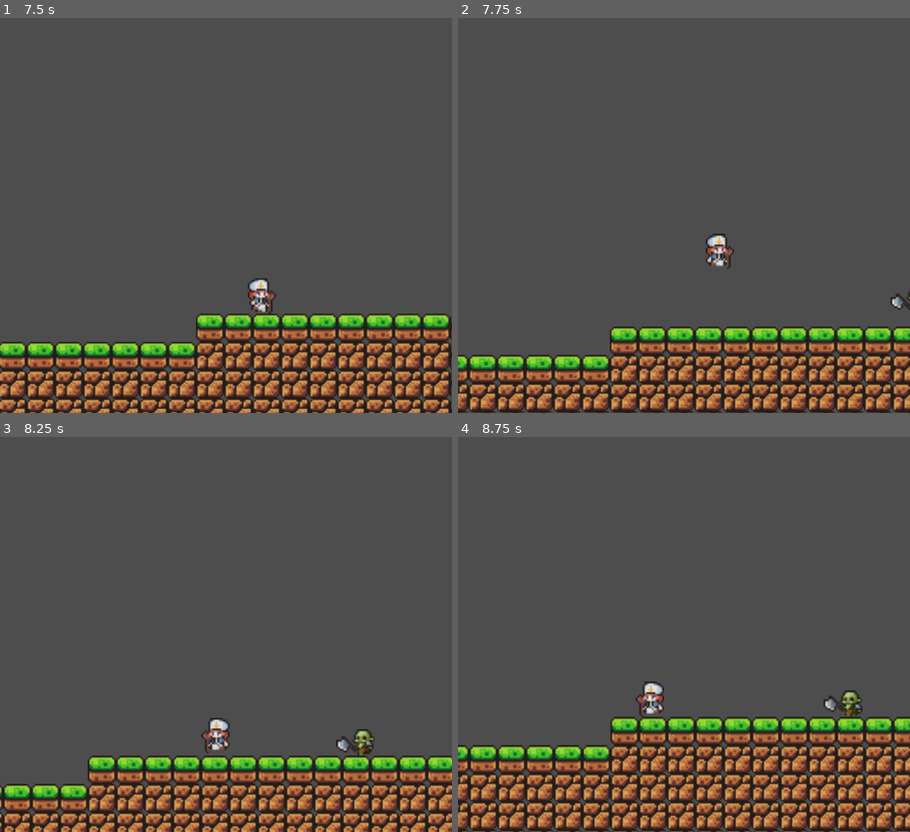
Above: before the commit, frames 1-4 (two rows, left to right).
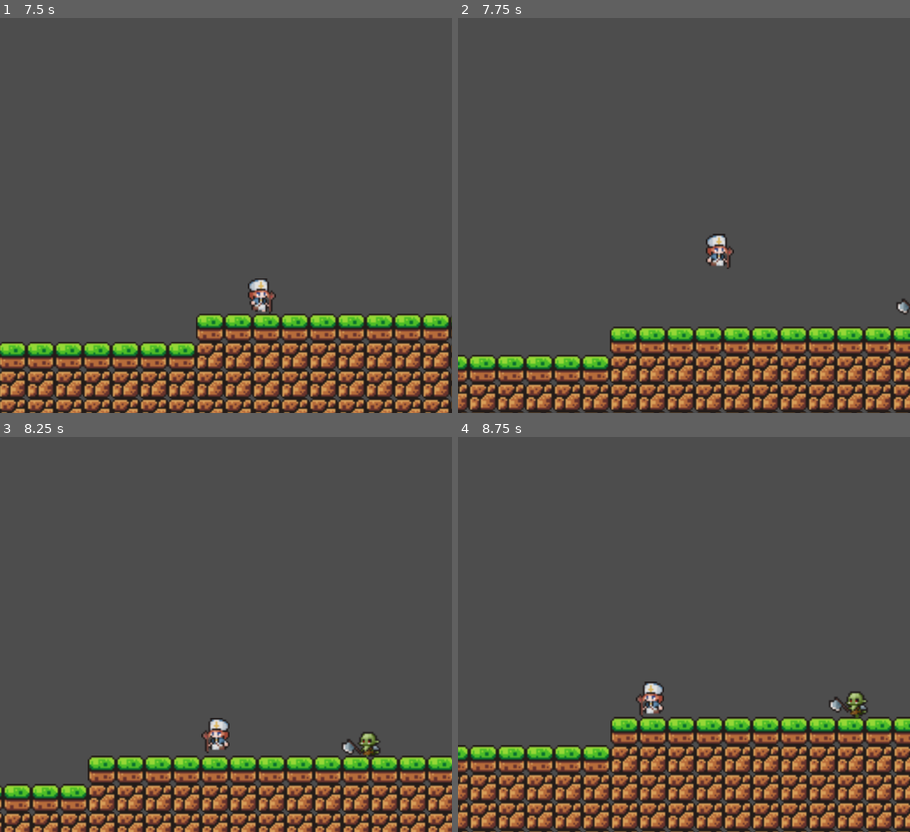
Above: after the commit, the same moments.

Repository: sirbrillig/bell-of-peace
Game: Godot game, scene res://world.tscn
Two runs of this game, one before a commit and one after it. Both use one fixed random seed, a clock stepped at 60 frames per second and the inputs below.
Inputs:
- Up to frame 1 (7.5 s): hold Right (ui_right) 0.53-2.03 s; tap Up (ui_up) at 0.77, 1.52, 3.02, 3.77, 4.52, 6.02, 6.77 s; hold Left (ui_left) 2.03-4.28 s; hold Right (ui_right) from 4.28 s (still down)
- Up to frame 2 (7.75 s): keep holding Right (ui_right); tap Up (ui_up) at 7.52 s
- Up to frame 3 (8.25 s): release Right (ui_right) at 8.03 s; hold Left (ui_left) from 8.03 s (still down)
- Up to frame 4 (8.75 s): keep holding Left (ui_left)

Frame 1 is identical in both runs. In frame 2, 0.1% of the frame differs, in the area x 95-100%, y 69-76%; in frame 3, 0.4%, in the area x 74-85%, y 73-81%; in frame 4, 0.4%.

Commit message:
Add attack behavior and animation

Diff:
--- /dev/null
+++ b/attack.gd
@@ -0,0 +1,10 @@
+extends State
+class_name Attack
+
+@export var enemy: Mob
+
+func enter():
+	enemy.is_attacking = true
+
+func exit():
+	enemy.is_attacking = false
--- a/mob.gd
+++ b/mob.gd
@@ -1,4 +1,7 @@
 extends CharacterBody2D
+class_name Mob
+
+var is_attacking: bool = false
 
 # Called when the node enters the scene tree for the first time.
 func _ready() -> void:
@@ -8,10 +11,15 @@
 
 # Called every frame. 'delta' is the elapsed time since the previous frame.
 func _process(_delta: float) -> void:
+	if is_attacking:
+		$AnimatedSprite2D.animation = "attack"
+		$AttackArea/AttackShape.set_deferred("disabled", false)
+		return
+	$AttackArea/AttackShape.set_deferred("disabled", true)
 	if velocity.x != 0:
 		$AnimatedSprite2D.animation = "walk"
-	else:
-		$AnimatedSprite2D.animation = "idle"
+		return
+	$AnimatedSprite2D.animation = "idle"
 
 func _physics_process(_delta: float) -> void:
 	if is_on_wall():
--- a/mob.tscn
+++ b/mob.tscn
@@ -1,28 +1,58 @@
-[gd_scene load_steps=23 format=3 uid="uid://c0vbht3tuvvsi"]
+[gd_scene load_steps=31 format=3 uid="uid://c0vbht3tuvvsi"]
 
 [ext_resource type="Script" path="res://mob.gd" id="1_dteuc"]
+[ext_resource type="Texture2D" uid="uid://qpc8mfpcc4aw" path="res://Orc-Attack01/Orc-Attack01-0.png" id="1_sob57"]
+[ext_resource type="Texture2D" uid="uid://c048gr3mbgost" path="res://Orc-Attack01/Orc-Attack01-1.png" id="2_pa72x"]
+[ext_resource type="Texture2D" uid="uid://c427tk4b2gyo7" path="res://Orc-Attack01/Orc-Attack01-2.png" id="3_4lu5d"]
+[ext_resource type="Texture2D" uid="uid://bsvm450wgp81e" path="res://Orc-Attack01/Orc-Attack01-3.png" id="4_3jfwp"]
+[ext_resource type="Texture2D" uid="uid://biikiar8ff0j6" path="res://Orc-Attack01/Orc-Attack01-4.png" id="5_mjnnf"]
+[ext_resource type="Texture2D" uid="uid://cwtnecsomsqwa" path="res://Orc-Attack01/Orc-Attack01-5.png" id="6_penbh"]
 [ext_resource type="Texture2D" uid="uid://cvfvuefxcbqmi" path="res://Orc-Idle/Orc-Idle-0.png" id="7_hpw6k"]
 [ext_resource type="Texture2D" uid="uid://gqyw4qqip5ie" path="res://Orc-Idle/Orc-Idle-1.png" id="8_sidv6"]
 [ext_resource type="Texture2D" uid="uid://b4buwcm2i4c86" path="res://Orc-Idle/Orc-Idle-2.png" id="9_dg0yy"]
 [ext_resource type="Texture2D" uid="uid://fu36avclcccw" path="res://Orc-Idle/Orc-Idle-3.png" id="10_lw88r"]
 [ext_resource type="Texture2D" uid="uid://ct22sphr7o1gc" path="res://Orc-Idle/Orc-Idle-4.png" id="11_72gag"]
 [ext_resource type="Texture2D" uid="uid://cs1q7xmcatg17" path="res://Orc-Idle/Orc-Idle-5.png" id="12_t4kcs"]
-[ext_resource type="Texture2D" uid="uid://bvv6j56jt3ua6" path="res://Orc-Walk/Orc-Walk-0.png" id="13_x54q3"]
-[ext_resource type="Texture2D" uid="uid://cnocvkocrung2" path="res://Orc-Walk/Orc-Walk-1.png" id="14_tnfw5"]
-[ext_resource type="Texture2D" uid="uid://box8dxcay4ml2" path="res://Orc-Walk/Orc-Walk-2.png" id="15_so1ny"]
-[ext_resource type="Texture2D" uid="uid://b2nh8s8gtreh0" path="res://Orc-Walk/Orc-Walk-3.png" id="16_p0r2d"]
+[ext_resource type="Texture2D" uid="uid://c5asq7ortvxj5" path="res://Orc-Walk/Orc-Walk-0.png" id="13_x54q3"]
+[ext_resource type="Texture2D" uid="uid://cs00m2xa3gsy6" path="res://Orc-Walk/Orc-Walk-1.png" id="14_tnfw5"]
+[ext_resource type="Texture2D" uid="uid://bitdeismua3sp" path="res://Orc-Walk/Orc-Walk-2.png" id="15_so1ny"]
+[ext_resource type="Texture2D" uid="uid://bgak1sekrg4e4" path="res://Orc-Walk/Orc-Walk-3.png" id="16_p0r2d"]
 [ext_resource type="Script" path="res://gravity_component.gd" id="16_yag70"]
 [ext_resource type="Script" path="res://facing_component.gd" id="17_7g6os"]
-[ext_resource type="Texture2D" uid="uid://b4pirg8t3ptu3" path="res://Orc-Walk/Orc-Walk-4.png" id="17_xj6xv"]
-[ext_resource type="Texture2D" uid="uid://dswsc4ngtxuda" path="res://Orc-Walk/Orc-Walk-5.png" id="18_2h6p1"]
+[ext_resource type="Texture2D" uid="uid://b4v36uggw1rvs" path="res://Orc-Walk/Orc-Walk-4.png" id="17_xj6xv"]
+[ext_resource type="Texture2D" uid="uid://d3nj40xesc754" path="res://Orc-Walk/Orc-Walk-5.png" id="18_2h6p1"]
 [ext_resource type="Script" path="res://state_machine.gd" id="18_t672t"]
 [ext_resource type="Script" path="res://chase_player.gd" id="19_6ca58"]
-[ext_resource type="Texture2D" uid="uid://c5h6cqxb22ppm" path="res://Orc-Walk/Orc-Walk-6.png" id="19_a8l2o"]
-[ext_resource type="Texture2D" uid="uid://htgpi3emnbqb" path="res://Orc-Walk/Orc-Walk-7.png" id="20_70eux"]
+[ext_resource type="Texture2D" uid="uid://cc1w6e14f0jt6" path="res://Orc-Walk/Orc-Walk-6.png" id="19_a8l2o"]
+[ext_resource type="Texture2D" uid="uid://evvc6buxe2t5" path="res://Orc-Walk/Orc-Walk-7.png" id="20_70eux"]
 [ext_resource type="Script" path="res://enemy_idle.gd" id="20_x54l6"]
+[ext_resource type="Script" path="res://attack.gd" id="27_rwgth"]
 
 [sub_resource type="SpriteFrames" id="SpriteFrames_11yxm"]
 animations = [{
+"frames": [{
+"duration": 1.0,
+"texture": ExtResource("1_sob57")
+}, {
+"duration": 1.0,
+"texture": ExtResource("2_pa72x")
+}, {
+"duration": 1.0,
+"texture": ExtResource("3_4lu5d")
+}, {
+"duration": 1.0,
+"texture": ExtResource("4_3jfwp")
+}, {
+"duration": 1.0,
+"texture": ExtResource("5_mjnnf")
+}, {
+"duration": 1.0,
+"texture": ExtResource("6_penbh")
+}],
+"loop": false,
+"name": &"attack",
+"speed": 10.0
+}, {
 "frames": [{
 "duration": 1.0,
 "texture": ExtResource("7_hpw6k")
@@ -44,7 +74,7 @@
 }],
 "loop": true,
 "name": &"idle",
-"speed": 5.0
+"speed": 6.0
 }, {
 "frames": [{
 "duration": 1.0,
@@ -73,25 +103,32 @@
 }],
 "loop": true,
 "name": &"walk",
-"speed": 5.0
+"speed": 6.0
 }]
 
 [sub_resource type="RectangleShape2D" id="RectangleShape2D_d8hsj"]
-size = Vector2(13, 13)
+size = Vector2(13, 14.5)
+
+[sub_resource type="RectangleShape2D" id="RectangleShape2D_0g86e"]
+size = Vector2(13, 25)
 
 [node name="Mob" type="CharacterBody2D"]
+collision_layer = 2
 script = ExtResource("1_dteuc")
 metadata/_edit_group_ = true
 
 [node name="AnimatedSprite2D" type="AnimatedSprite2D" parent="."]
 sprite_frames = SubResource("SpriteFrames_11yxm")
 animation = &"idle"
+frame = 3
+frame_progress = 0.508086
 
 [node name="CollisionShape2D" type="CollisionShape2D" parent="."]
-position = Vector2(-3, 1)
+position = Vector2(-7, 3.25)
 shape = SubResource("RectangleShape2D_d8hsj")
 
 [node name="VisibleOnScreenEnabler2D" type="VisibleOnScreenEnabler2D" parent="."]
+position = Vector2(-5, 2)
 
 [node name="GravityComponent" type="Node2D" parent="."]
 script = ExtResource("16_yag70")
@@ -112,7 +149,7 @@
 attack_range = 25.0
 aware_range = 150.0
 enemy = NodePath("../..")
-attack_state = NodePath("../EnemyIdle")
+attack_state = NodePath("../Attack")
 unaware_state = NodePath("../EnemyIdle")
 
 [node name="EnemyIdle" type="Node" parent="StateMachine" node_paths=PackedStringArray("enemy", "next_state")]
@@ -120,3 +157,16 @@
 enemy = NodePath("../..")
 next_state_range = 140.0
 next_state = NodePath("../ChasePlayer")
+
+[node name="Attack" type="Node" parent="StateMachine" node_paths=PackedStringArray("enemy")]
+script = ExtResource("27_rwgth")
+enemy = NodePath("../..")
+
+[node name="AttackArea" type="Area2D" parent="."]
+collision_layer = 4
+
+[node name="AttackShape" type="CollisionShape2D" parent="AttackArea"]
+position = Vector2(9.5, 2.5)
+shape = SubResource("RectangleShape2D_0g86e")
+disabled = true
+debug_color = Color(1, 0, 0, 0.419608)
--- a/player.tscn
+++ b/player.tscn
@@ -77,6 +77,7 @@
 size = Vector2(12, 19)
 
 [node name="Player" type="CharacterBody2D" groups=["Player"]]
+collision_mask = 3
 script = ExtResource("1_j24fr")
 speed = 100.0
 metadata/_edit_group_ = true
Binary file added: Orc-Attack01/Orc-Attack01-0.png
Not shown, changed: Orc-Attack01/Orc-Attack01-0.png.import
Binary file added: Orc-Attack01/Orc-Attack01-1.png
Not shown, changed: Orc-Attack01/Orc-Attack01-1.png.import
Binary file added: Orc-Attack01/Orc-Attack01-2.png
Not shown, changed: Orc-Attack01/Orc-Attack01-2.png.import
Binary file added: Orc-Attack01/Orc-Attack01-3.png
Not shown, changed: Orc-Attack01/Orc-Attack01-3.png.import
Binary file added: Orc-Attack01/Orc-Attack01-4.png
Not shown, changed: Orc-Attack01/Orc-Attack01-4.png.import
Binary file added: Orc-Attack01/Orc-Attack01-5.png
Not shown, changed: Orc-Attack01/Orc-Attack01-5.png.import
(and 20 more such lines)
